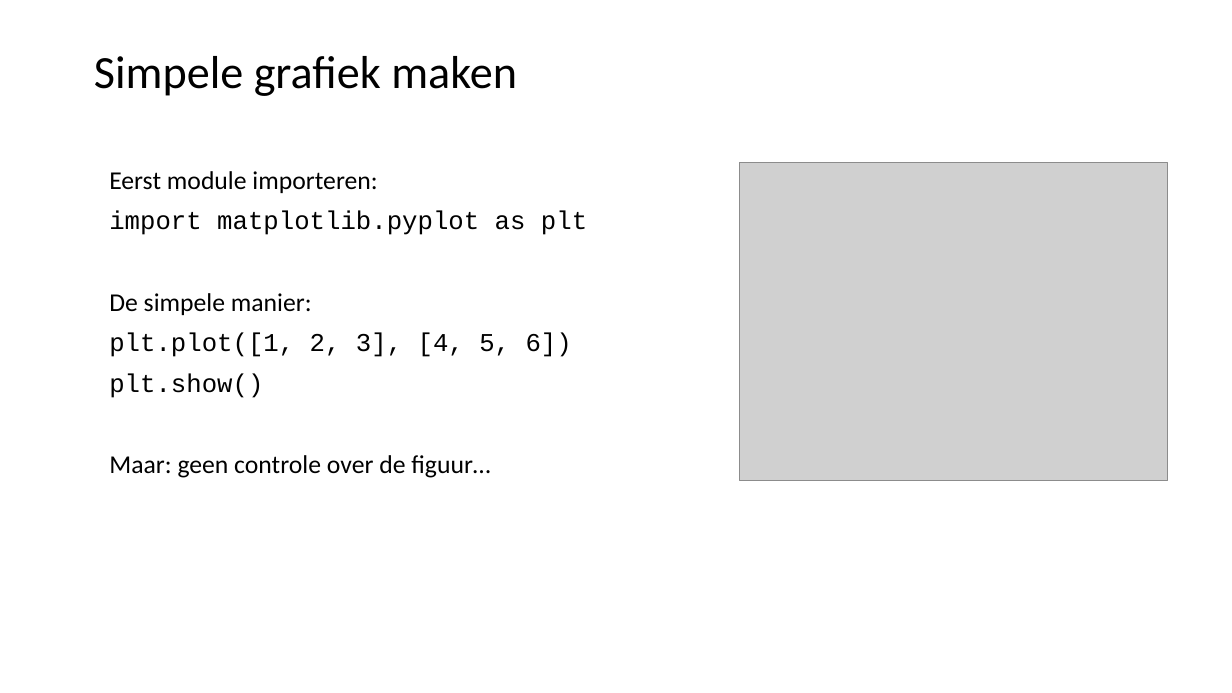
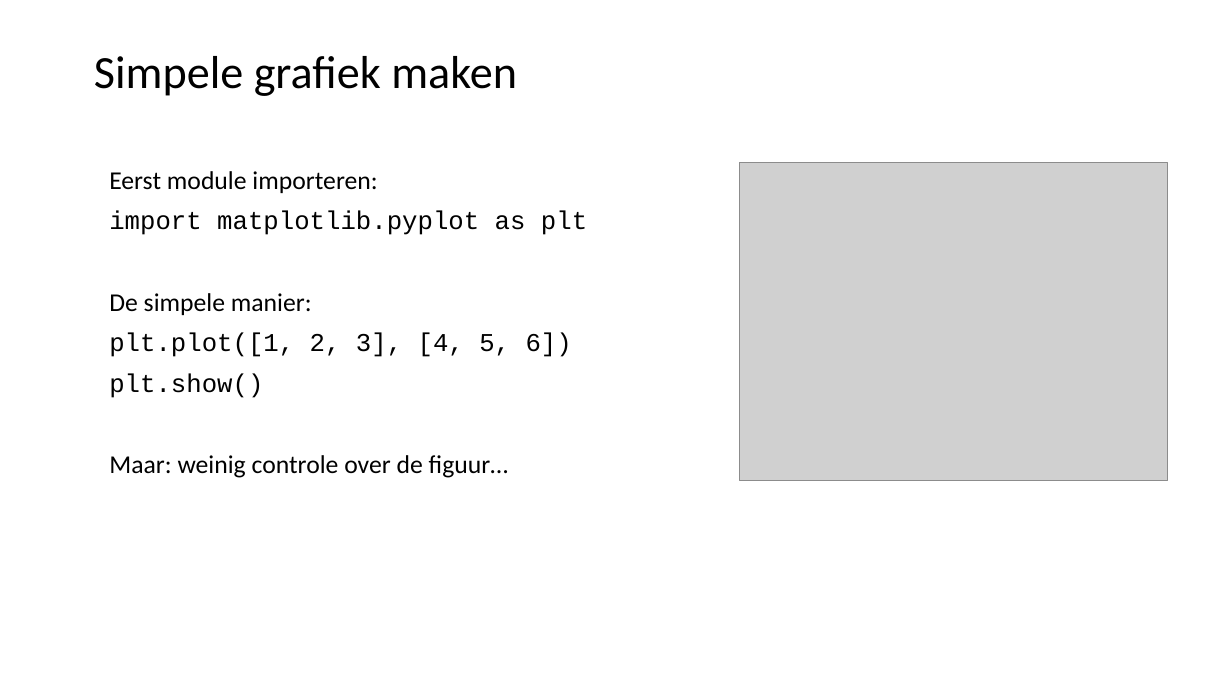
Before and after one commit to LFKoning/knowledge-sharing, a slide deck: slide 22 of python_trainees/3_pandas_plotting/python_traineeship_3.pptx. Drawn at 1232x693 pixels with LibreOffice and Linux fonts; fonts in the diff are those of the drawing; grey boxes stand for pictures. Boxes give left, top, right and bottom in pixels: in the first picture for what was removed or moved away, otherwise in the second. Text is boxed around its words. In the diff, an @@ line names an element or a change of style, - is before the commit and + after.

```diff
--- a/python_trainees/3_pandas_plotting/python_traineeship_3.pptx
+++ b/python_trainees/3_pandas_plotting/python_traineeship_3.pptx
@@ text at (109, 455, 508, 478): text changed @@
-Maar: geen controle over de figuur…
+Maar: weinig controle over de figuur…
```
Also in this commit, not shown: 8 other slides changed, 6 other files.
